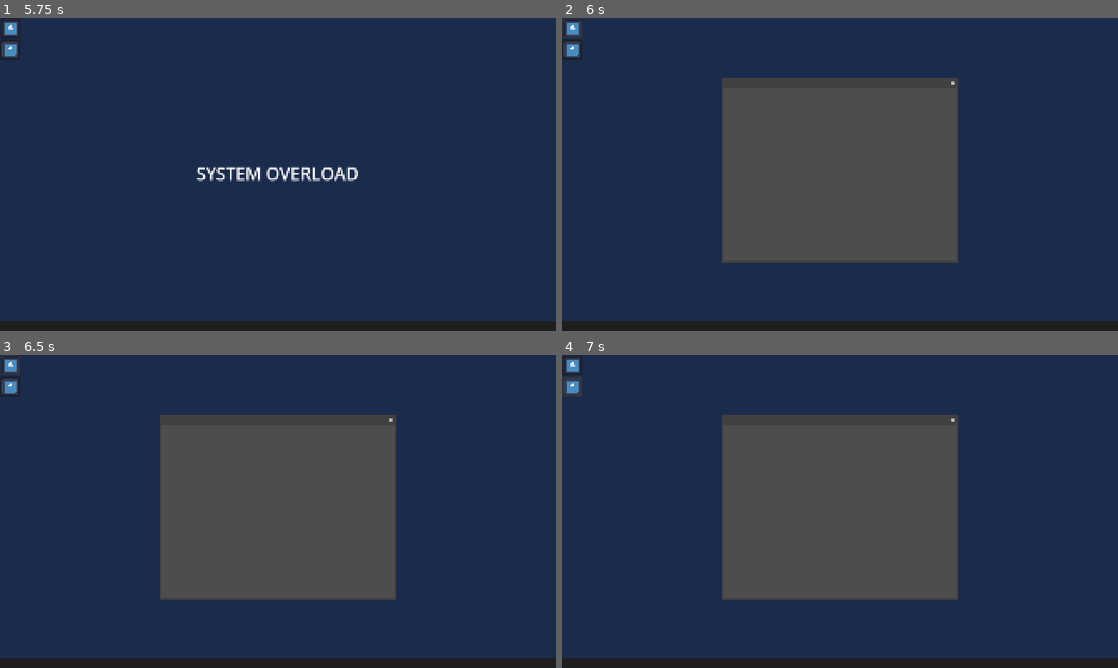
Above: before the commit, frames 1-4 (two rows, left to right).
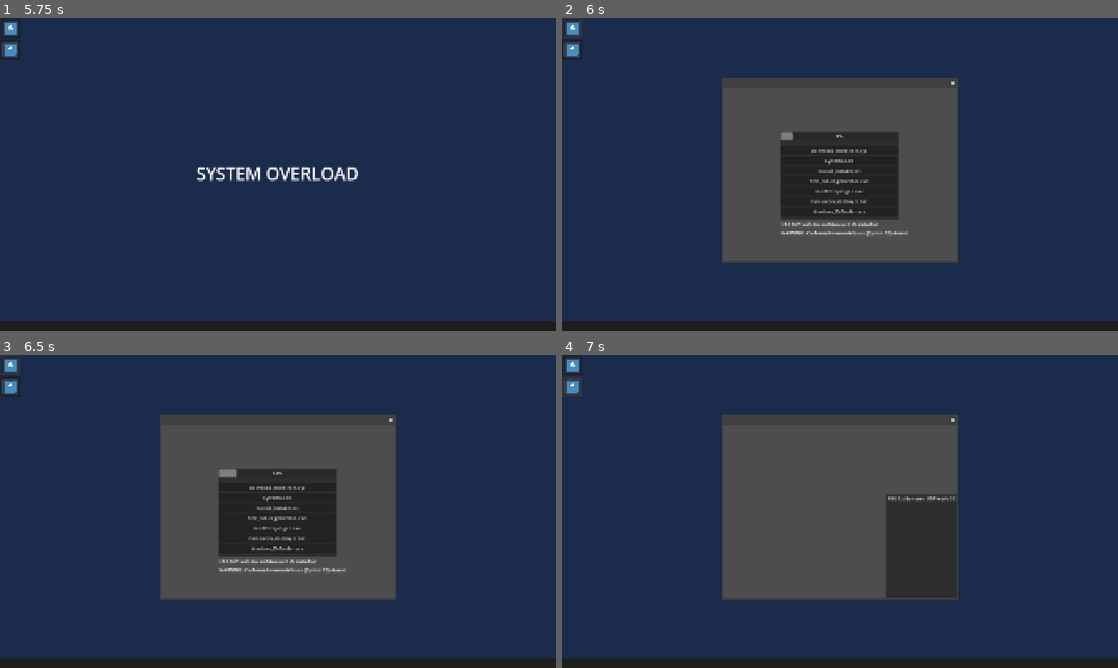
Above: after the commit, the same moments.

Repository: Bookza253/system_overload
Game: Godot game, scene res://start_screen.tscn
The game is run twice, just before and just after one commit, with the same random seed, the same clock (stepped at 60 frames per second) and the same inputs. The engine's default icon, where the game draws it, is replaced by a stand-in: a white triangle on a blue panel in a dark square.
Inputs (mouse positions are in pixels of both pictures, inside the frame that each line leads up to):
- Up to frame 1 (5.75 s): tap Enter at 0.5, 2 s; tap Space at 1.25, 2.75 s; click (278, 271) at 3.5 s; click "🟢 Training Mode" at 4.25 s; click "Cyber Security" at 5 s
- Up to frame 2 (6 s): click (573, 27) at 5.75 s
- Up to frame 3 (6.5 s): no input
- Up to frame 4 (7 s): click (573, 386) at 6.5 s

Frame 1 is identical in both runs. In frame 2, 5.9% of the frame differs, in the area x 39-63%, y 36-70%; in frame 3, 5.9%; in frame 4, 4.0%.

Commit message:
Update main_desktop.tscn

Diff:
--- a/main_desktop.tscn
+++ b/main_desktop.tscn
@@ -82,11 +82,9 @@
 oversampling_override = 1.0
 initial_position = 2
 size = Vector2i(800, 600)
-visible = false
 transient = true
 
 [node name="Router_Module" parent="Window_Router" unique_id=269885670 instance=ExtResource("5_xjri4")]
-visible = false
 offset_left = -1.0
 offset_top = -2.0
 offset_right = -1.0
@@ -96,11 +94,9 @@
 oversampling_override = 1.0
 initial_position = 2
 size = Vector2i(800, 600)
-visible = false
 transient = true
 
 [node name="TaskManager_Module" parent="Window_TaskManager" unique_id=130243921 instance=ExtResource("2_xr4pk")]
-visible = false
 offset_left = -1.0
 offset_top = -20.0
 offset_right = -1.0
@@ -110,11 +106,9 @@
 oversampling_override = 1.0
 initial_position = 2
 size = Vector2i(800, 600)
-visible = false
 transient = true
 
 [node name="Firewall_Module" parent="Window_Firewall" unique_id=483616568 instance=ExtResource("4_f4ip0")]
-visible = false
 offset_left = 1.0
 offset_top = 1.0
 offset_right = 1.0
@@ -124,11 +118,9 @@
 oversampling_override = 1.0
 initial_position = 2
 size = Vector2i(800, 600)
-visible = false
 transient = true
 
 [node name="PDPA_Module" parent="Window_VLAN" unique_id=771819813 instance=ExtResource("6_btvhs")]
-visible = false
 offset_left = 2.0
 offset_top = 3.0
 offset_right = 2.0
